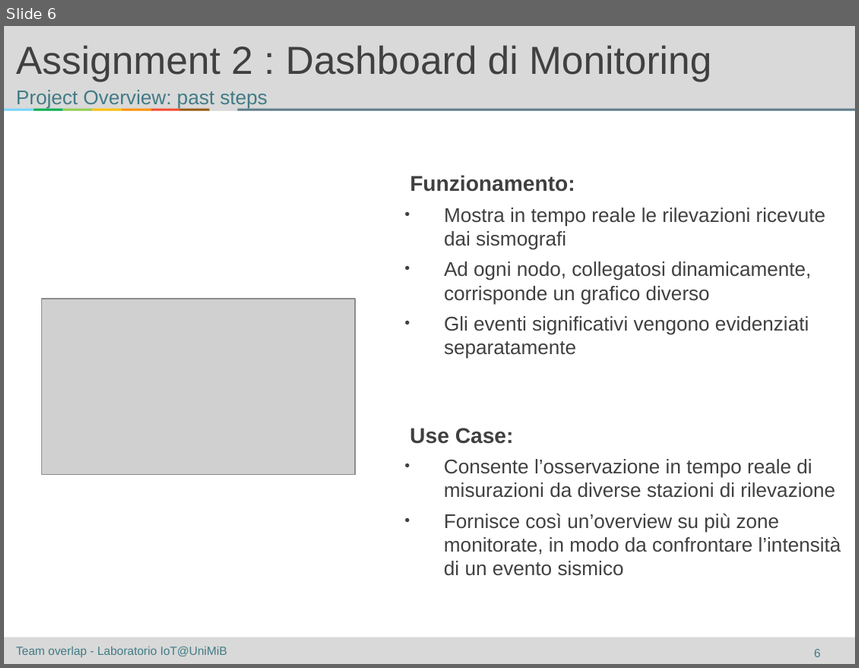
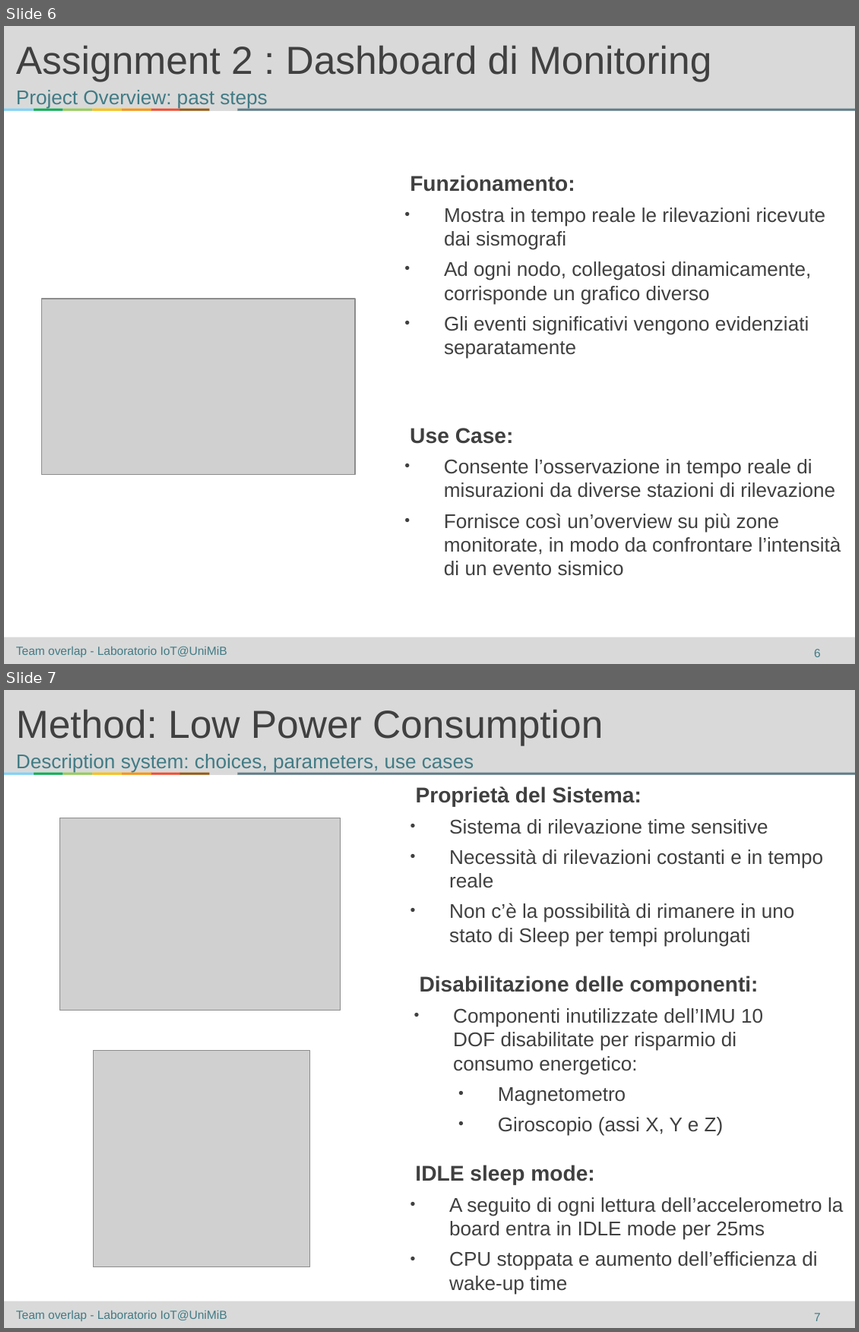
Before and after one commit to simonebenitozzi/seism-net, a slide deck: Seismograph_System___Assignment_3.pptx. Shown one above the other, each under a label of ours: slide 6 before the commit, slides 6 and 7 after it. The pictures are 859x668 and 859x1332 pixels, drawn with LibreOffice and Linux fonts; fonts in the diff are those of the drawing; grey boxes stand for pictures; background and template pictures are left out. Boxes give left, top, right and bottom in pixels: in the first picture for what was removed or moved away, otherwise in the second. Text is boxed around its words. In the diff, an @@ line names an element or a change of style, - is before the commit and + after.

Commit message:
Low Power Consumption Slide added

```diff
--- a/Seismograph_System___Assignment_3.pptx
+++ b/Seismograph_System___Assignment_3.pptx
@@ slide 7 added at bbox=[4, 690, 855, 1328], background #FFFFFF; not listed: 11 template elements that a slide beside it also shows @@
@@ title added at bbox=[16, 709, 603, 745], 33.1 pt, text #404040 @@
+Method: Low Power Consumption
@@ text added at bbox=[16, 754, 474, 772], 16.9 pt, text #417B85 @@
+Description system: choices, parameters, use cases
@@ text added at bbox=[416, 787, 824, 947], 16.9 pt, text #404040 @@
+  Proprietà del Sistema:
+  • Sistema di rilevazione time sensitive
+  • Necessità di rilevazioni costanti e in tempo reale
+  • Non c’è la possibilità di rimanere in uno stato di Sleep per tempi prolungati
@@ picture added at bbox=[60, 818, 340, 1011] @@
@@ text added at bbox=[420, 976, 763, 1136], 16.9 pt, text #404040 @@
+  Disabilitazione delle componenti:
+  • Componenti inutilizzate dell’IMU 10 DOF disabilitate per risparmio di consumo energetico:
+    • Magnetometro
+    • Giroscopio (assi X, Y e Z)
@@ picture added at bbox=[94, 1051, 310, 1268] @@
@@ text added at bbox=[415, 1165, 843, 1295], 16.9 pt, text #404040 @@
+  IDLE sleep mode:
+  • A seguito di ogni lettura dell’accelerometro la board entra in IDLE mode per 25ms
+  • CPU stoppata e aumento dell’efficienza di wake-up time
@@ text added at bbox=[16, 1310, 227, 1322], 10 pt, text #417B85 @@
+Team overlap - Laboratorio IoT@UniMiB
@@ page number added at bbox=[814, 1313, 821, 1322], 10 pt, text #417B85 @@
+7
```
